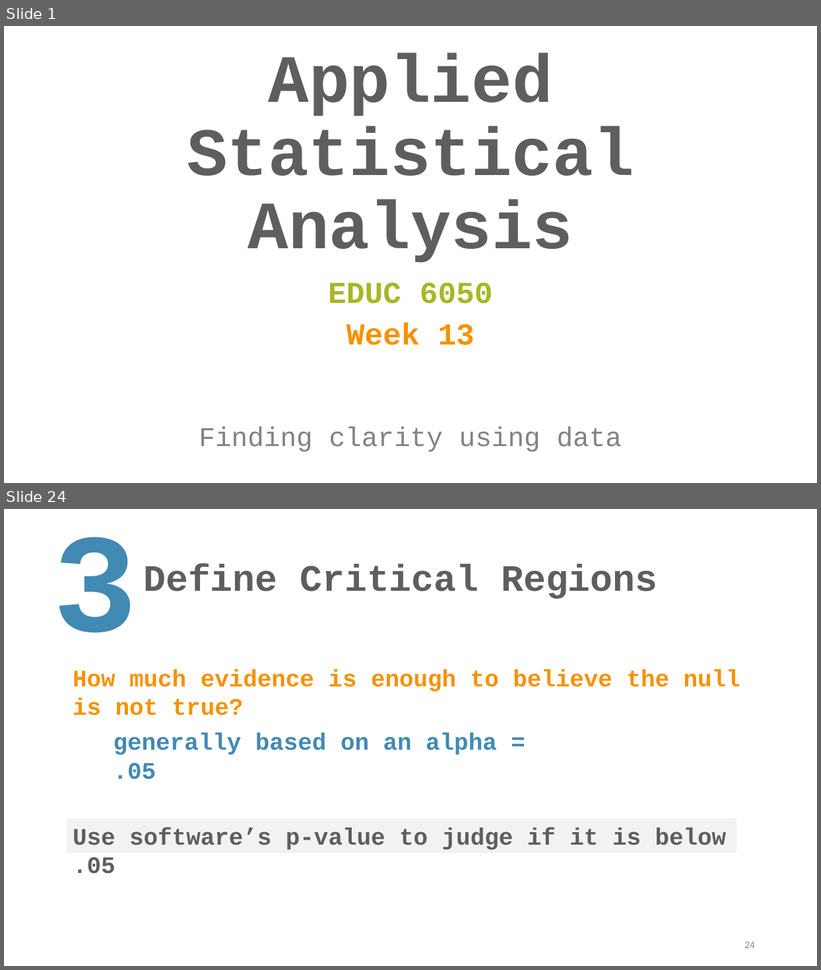
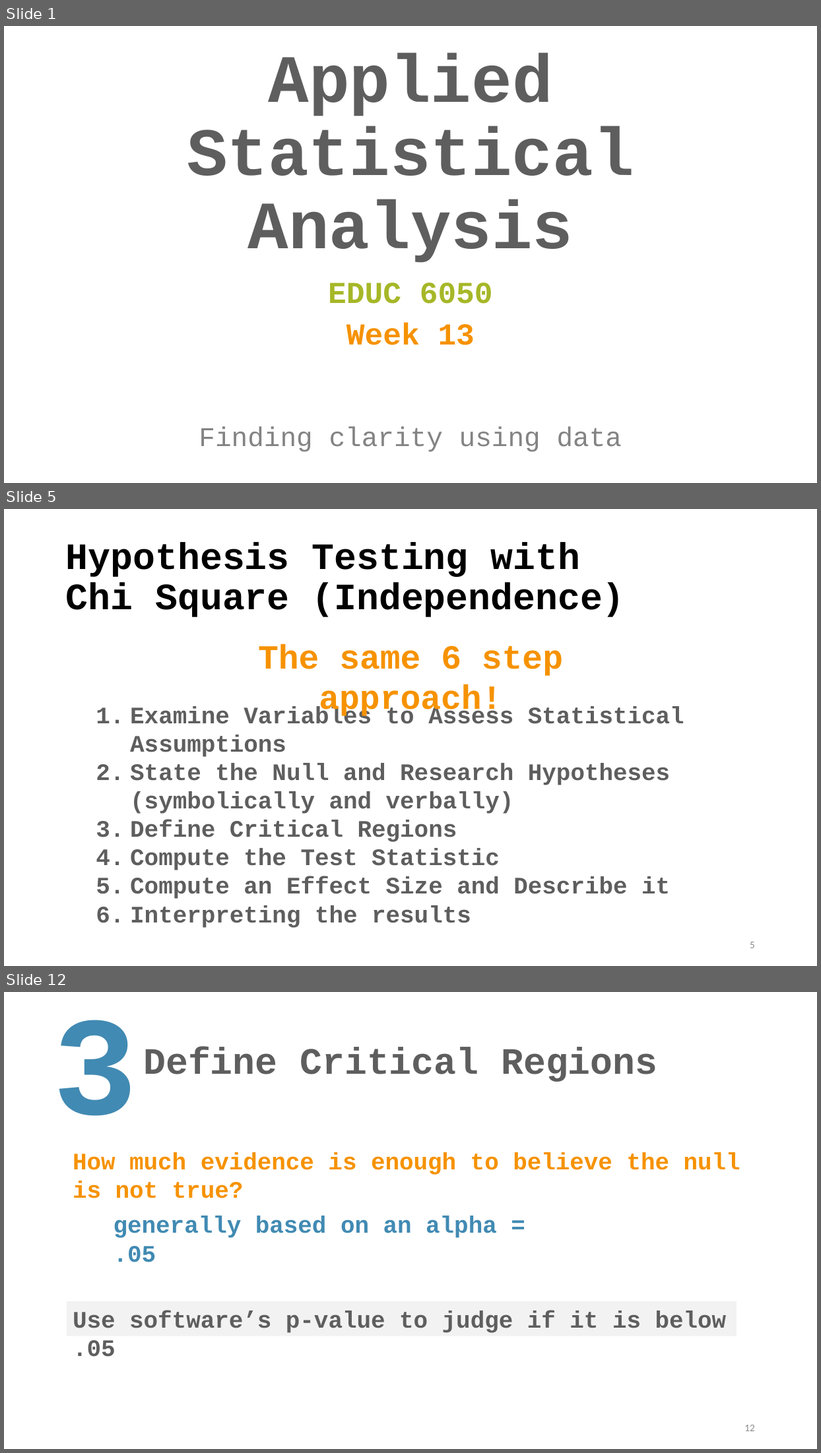
Before and after one commit to TysonStanley/EDU-6050, a slide deck: Slides/13_EDUC_6050_2018.pptx. Shown one above the other, each under a label of ours: slides 1 and 24 before the commit, slides 1, 5 and 12 after it; the slides between them are not shown. The pictures are 821x970 and 821x1453 pixels, drawn with LibreOffice and Linux fonts; fonts in the diff are those of the drawing. Boxes give left, top, right and bottom in pixels: in the first picture for what was removed or moved away, otherwise in the second. Text is boxed around its words. In the diff, an @@ line names an element or a change of style, - is before the commit and + after.

```diff
--- a/Slides/13_EDUC_6050_2018.pptx
+++ b/Slides/13_EDUC_6050_2018.pptx
@@ slide 5 added at bbox=[4, 509, 817, 966], background #FFFFFF @@
@@ title added at bbox=[66, 543, 625, 617], 44 pt, text #000000, bold @@
+Hypothesis Testing with
+Chi Square (Independence)
@@ text added at bbox=[258, 644, 563, 719], 40 pt, text #F69200, bold @@
+The same 6 step approach!
@@ text added at bbox=[130, 706, 684, 928], 28 pt, text #5E5E5E, bold @@
+1. Examine Variables to Assess Statistical Assumptions
+2. State the Null and Research Hypotheses (symbolically and verbally)
+3. Define Critical Regions
+4. Compute the Test Statistic
+5. Compute an Effect Size and Describe it
+6. Interpreting the results
@@ page number added at bbox=[750, 942, 755, 949], 12 pt, text #8C8C8C @@
+5
@@ what was slide 24 is now slide 12 @@
@@ page number at bbox=[745, 1425, 755, 1432]: text changed @@
-24
+12
```
Also in this commit, not shown: 3 slides changed, 13 other slides added, 3 other files.
